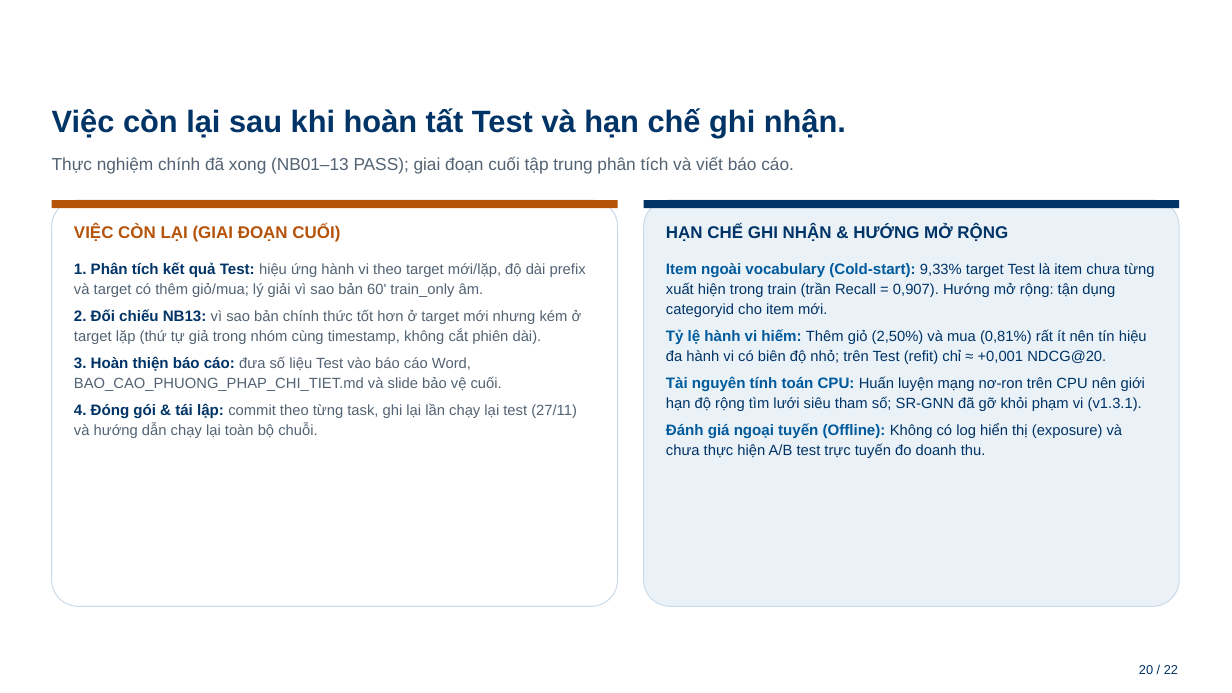
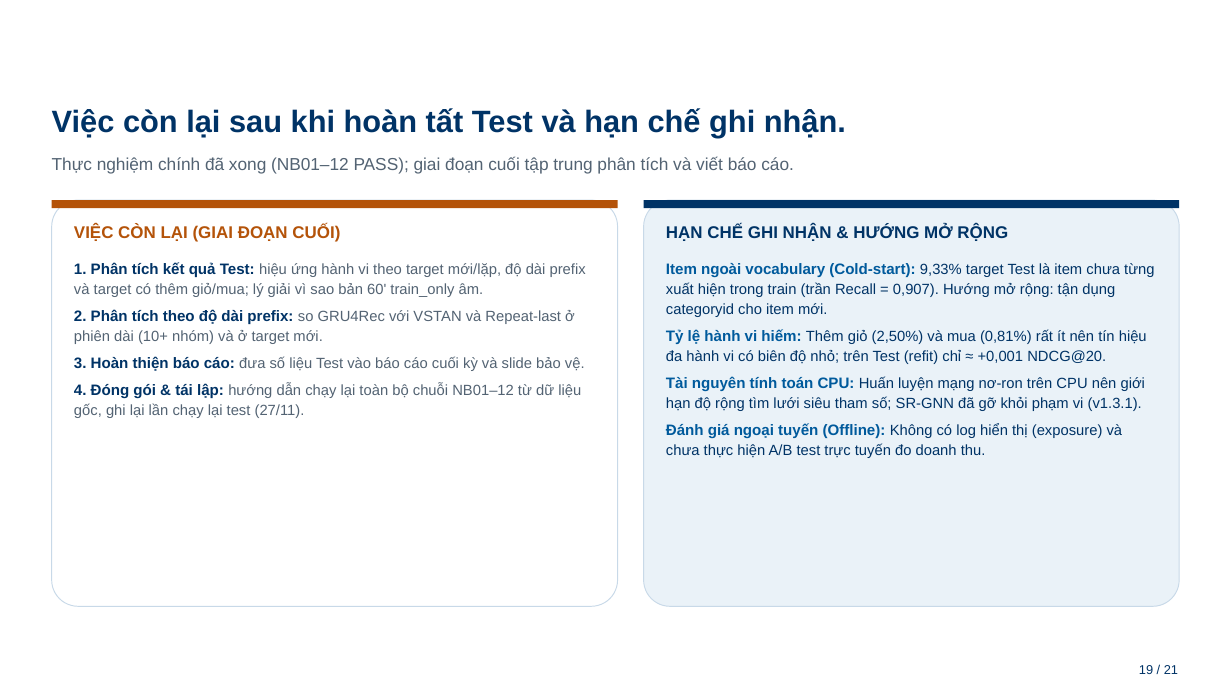
Before and after one commit to Mymark1010/MultiBehavior_Product_Recommendation_System, a slide deck: slide 19 of docs/BAO_CAO_TIEN_DO_PROJECT3_HUST_27_11.pptx (slide 20 before the commit). Drawn at 1232x693 pixels with LibreOffice and Linux fonts; fonts in the diff are those of the drawing; background and template pictures are left out. Boxes give left, top, right and bottom in pixels: in the first picture for what was removed or moved away, otherwise in the second. Text is boxed around its words. In the diff, an @@ line names an element or a change of style, - is before the commit and + after.

```diff
--- a/docs/BAO_CAO_TIEN_DO_PROJECT3_HUST_27_11.pptx
+++ b/docs/BAO_CAO_TIEN_DO_PROJECT3_HUST_27_11.pptx
@@ text at box(52, 156, 794, 174): text changed @@
-Thực nghiệm chính đã xong (NB01–13 PASS); giai đoạn cuối tập trung phân tích và viết báo cáo.
+Thực nghiệm chính đã xong (NB01–12 PASS); giai đoạn cuối tập trung phân tích và viết báo cáo.
@@ text at box(74, 309, 585, 418): text changed @@
-2. Đối chiếu NB13: vì sao bản chính thức tốt hơn ở target mới nhưng kém ở target lặp (thứ tự giả trong nhóm cùng timestamp, không cắt phiên dài).
-3. Hoàn thiện báo cáo: đưa số liệu Test vào báo cáo Word, BAO_CAO_PHUONG_PHAP_CHI_TIET.md và slide bảo vệ cuối.
-4. Đóng gói & tái lập: commit theo từng task, ghi lại lần chạy lại test (27/11) và hướng dẫn chạy lại toàn bộ chuỗi.
+2. Phân tích theo độ dài prefix: so GRU4Rec với VSTAN và Repeat-last ở phiên dài (10+ nhóm) và ở target mới.
+3. Hoàn thiện báo cáo: đưa số liệu Test vào báo cáo cuối kỳ và slide bảo vệ.
+4. Đóng gói & tái lập: hướng dẫn chạy lại toàn bộ chuỗi NB01–12 từ dữ liệu gốc, ghi lại lần chạy lại test (27/11).
@@ text at box(1139, 665, 1178, 674): text changed @@
-20 / 22
+19 / 21
```
Also in this commit, not shown: 20 other slides changed, 1 slide removed, 10 other files.
